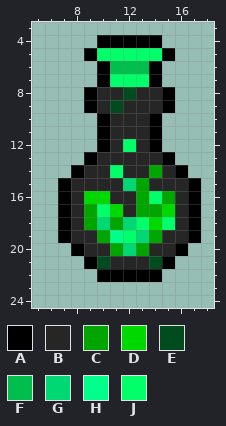
Edited in one commit: pixel-art sprite (assets/sprites/greenpotion.png). The first picture shows the starting point.
The file is 25x25 pixels. Shown: x 5..18, y 3..24. The old version is drawn lined up with the new one.
Palette (. is transparent): A #000000  B #262626  C #00a500  D #00d900  E #004c1f  F #00be4d  G #00d874  H #00ff8a  J #00ff68
Pixels before, first column x 7:
 4 ...AAAAA...
 5 ..AJJJJJA..
 6 ...AFFFA...
 7 ...AJJJA...
 8 ..ABBEBBA..
 9 ..ABEBBBA..
10 ...ABBBA...
11 ...ABBBA...
12 ...ABJBA...
13 ..ABBBBBA..
14 .ABBJBBCBA.
15 ABBBBGCBBBA
16 ABDDBBCJCBA
17 ABCJDBCCDBA
18 ABCGCGJDJBA
19 ABBCHJGCBBA
20 .ABBCGCBBA.
21 ..AEBBBEA..
22 ...AAAAA...
Now the later version:
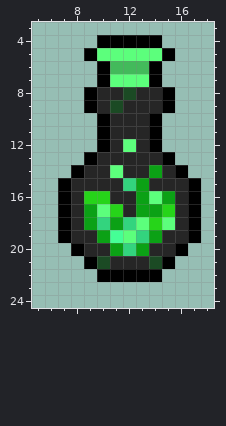
The edit:
whole drawing moved by +0,+1 (the old picture is shown already moved)
colour C: #00a500 -> #0ba115
colour D: #00d900 -> #26d419
colour E: #004c1f -> #1b4a24
colour F: #00be4d -> #43ba5b
colour G: #00d874 -> #33d47e
colour H: #00ff8a -> #45ff96
colour J: #00ff68 -> #5cff7c
Changed places in both pictures, as pixel boxes (x1, y1, x2, y2):
changed: (84, 48, 175, 269)
